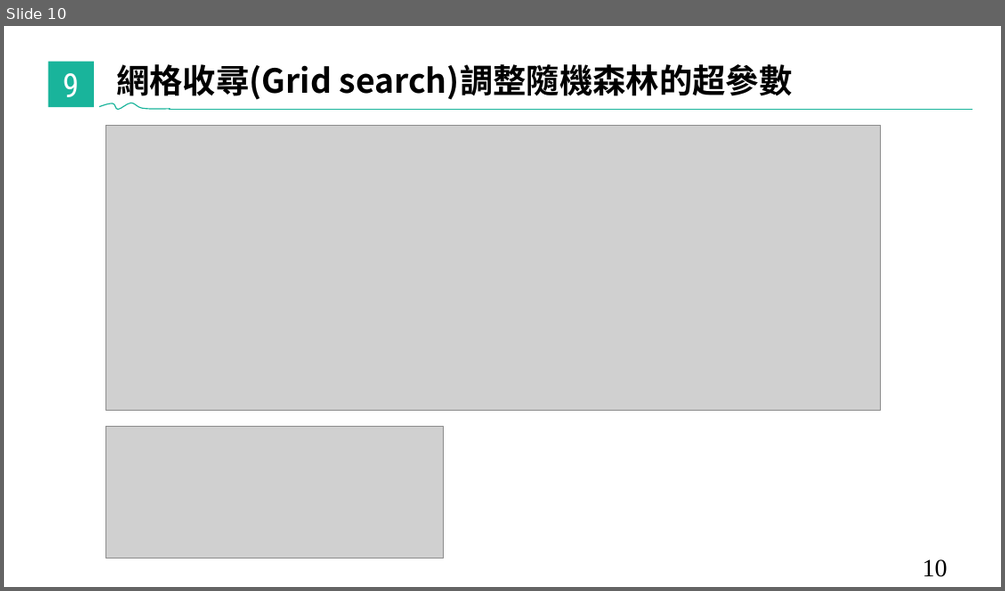
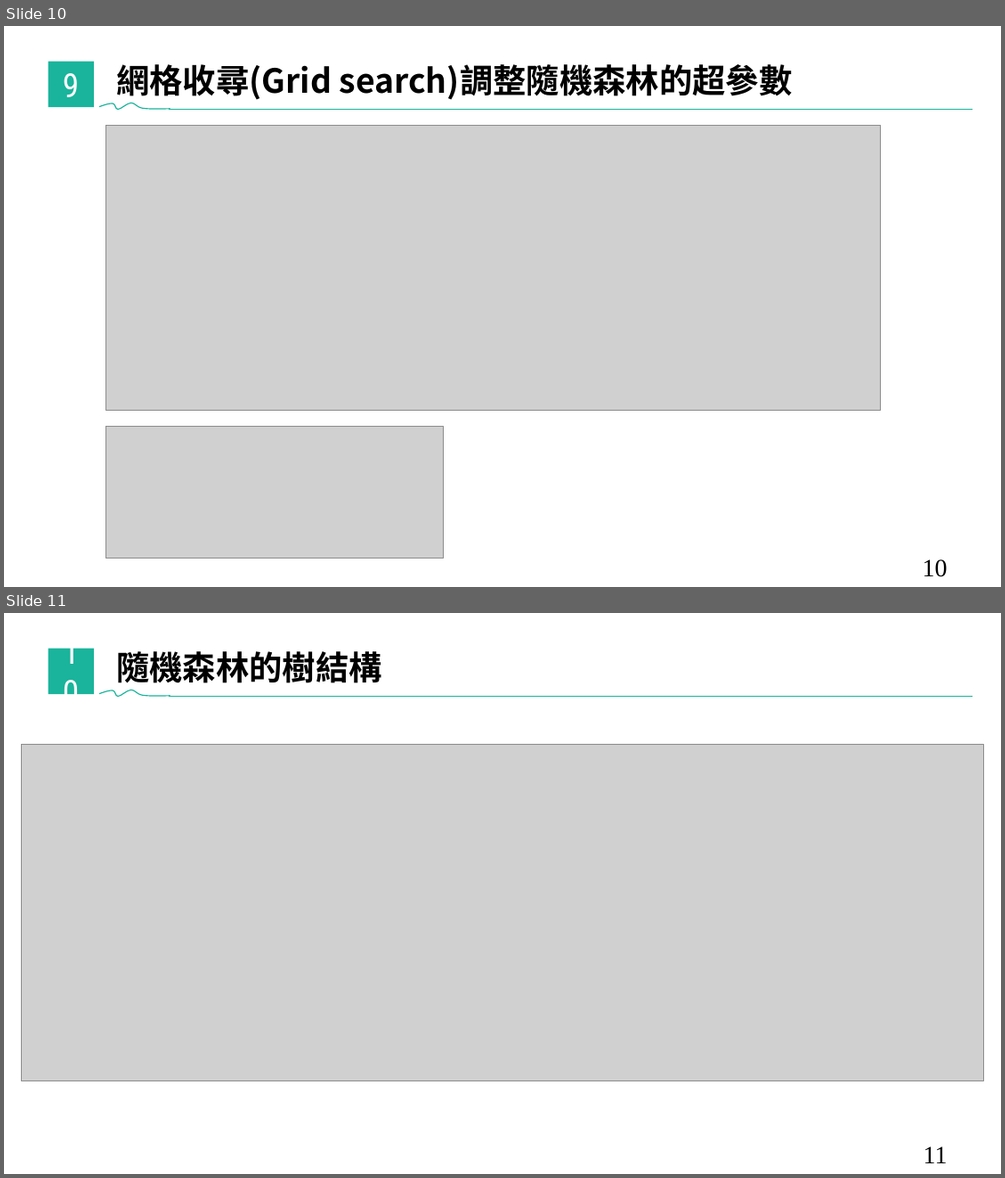
Before and after one commit to youreternity1997/AI-model-simulates-the-wareness-of-patients-during-surgery, a slide deck: 機器學習模型模擬醫生判斷病人手術中的麻醉清醒程度Artificial intelligence model simulates anesthesiologist to assess the awareness of patients during surgery 黃偉豪.pptx. Shown one above the other, each under a label of ours: slide 10 before the commit, slides 10 and 11 after it. The pictures are 1005x591 and 1005x1178 pixels, drawn with LibreOffice and Linux fonts; fonts in the diff are those of the drawing; grey boxes stand for pictures; background and template pictures are left out. Boxes give left, top, right and bottom in pixels: in the first picture for what was removed or moved away, otherwise in the second. Text is boxed around its words. In the diff, an @@ line names an element or a change of style, - is before the commit and + after.

```diff
--- a/機器學習模型模擬醫生判斷病人手術中的麻醉清醒程度Artificial intelligence model simulates anesthesiologist to assess the awareness of patients during surgery 黃偉豪.pptx
+++ b/機器學習模型模擬醫生判斷病人手術中的麻醉清醒程度Artificial intelligence model simulates anesthesiologist to assess the awareness of patients during surgery 黃偉豪.pptx
@@ slide 11 added at [4,613,1001,1174], background #FFFFFF @@
@@ rectangle added at [48,648,94,694], fill #19B49B, 32 pt, text #FFFFFF @@
+10
@@ text added at [116,651,382,690], 32 pt, text #000000, bold @@
+隨機森林的樹結構
@@ freeform shape added at [99,690,170,697], outline #19B49B 1 pt @@
@@ line added from (170, 696) to (973, 696), #19B49B 1 pt @@
@@ picture added at [22,744,984,1080] @@
@@ page number added at [923,1146,947,1163], 24 pt, text #000000 @@
+11
```
Also in this commit, not shown: 9 slides changed, 1 other slide added, 6 other files.
